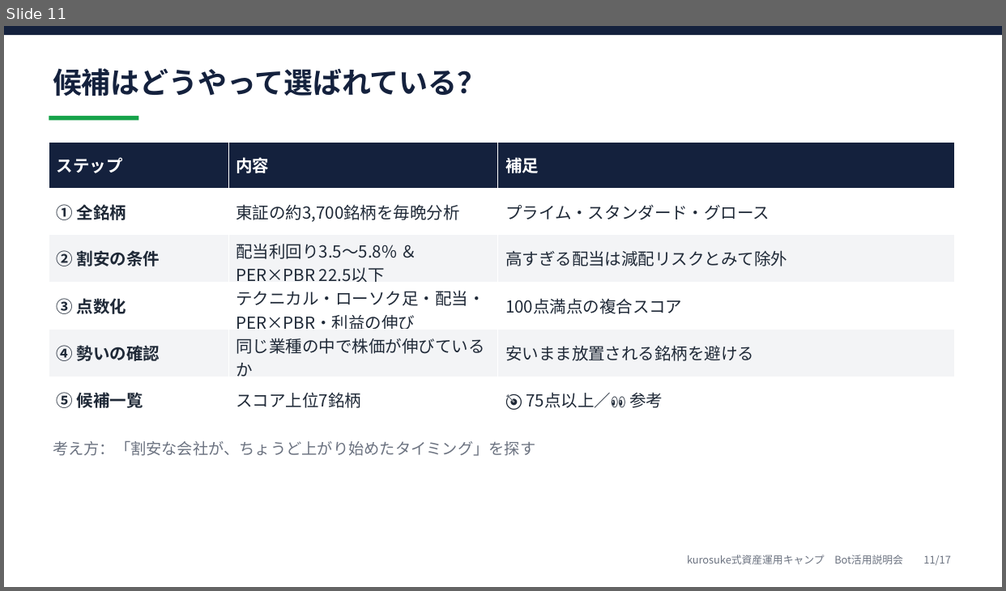
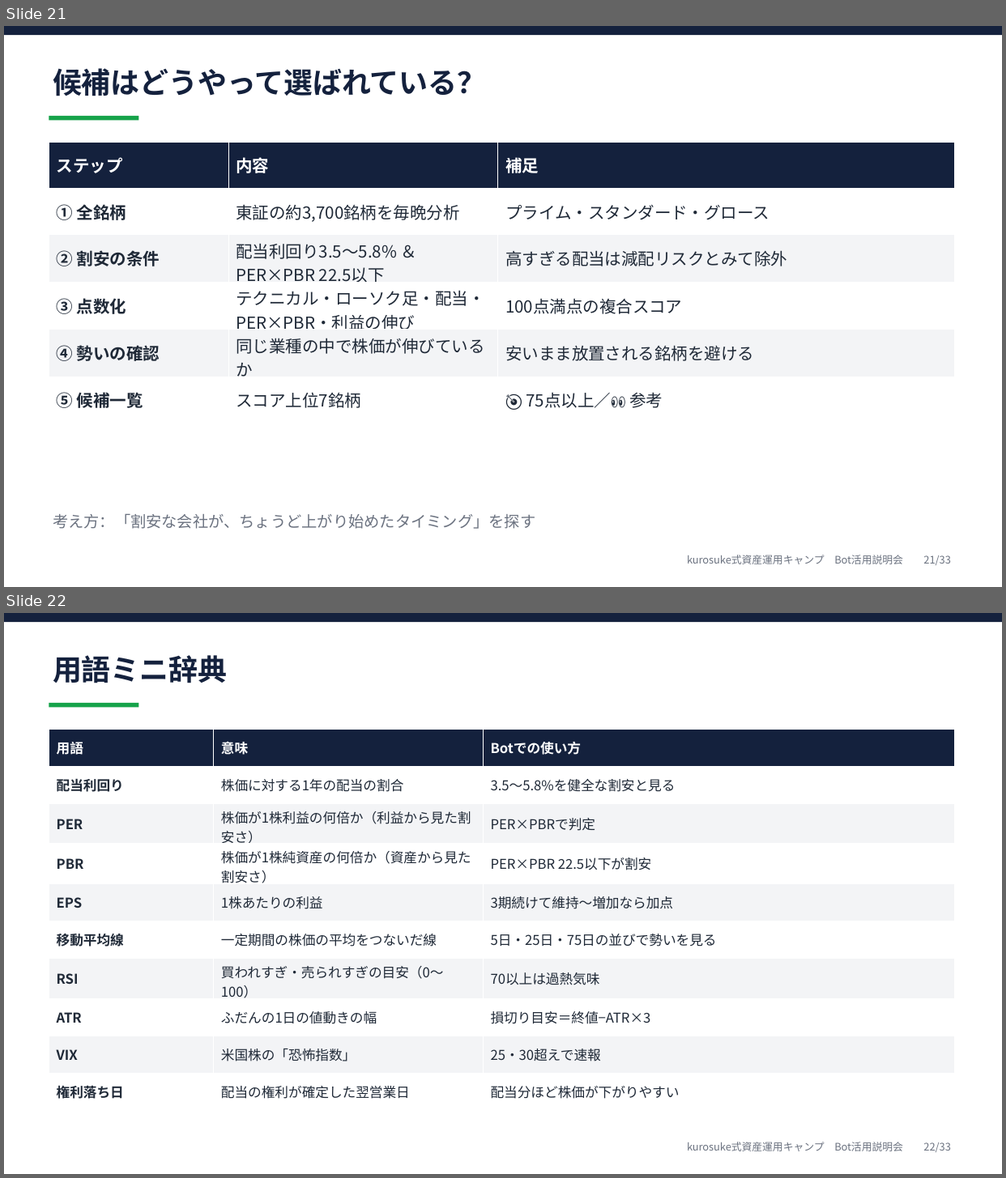
Before and after one commit to kurosuke26/Trading-Signal-Bot-Kurosuke, a slide deck: docs/camp_briefing/camp_briefing.pptx. Shown one above the other, each under a label of ours: slide 11 before the commit, slides 21 and 22 after it. The pictures are 1006x591 and 1006x1178 pixels, drawn with LibreOffice and Linux fonts; fonts in the diff are those of the drawing. Boxes give left, top, right and bottom in pixels: in the first picture for what was removed or moved away, otherwise in the second. Text is boxed around its words. In the diff, an @@ line names an element or a change of style, - is before the commit and + after.

```diff
--- a/docs/camp_briefing/camp_briefing.pptx
+++ b/docs/camp_briefing/camp_briefing.pptx
@@ slide 22 added at (4, 613, 1002, 1174), background #FFFFFF @@
@@ rectangle added at (4, 613, 1002, 622), fill #14213D @@
@@ text added at (53, 655, 227, 683), 28 pt, text #14213D, bold @@
+用語ミニ辞典
@@ rectangle added at (49, 703, 138, 707), fill #16A34A @@
@@ table added at (49, 729, 955, 1103), 10 rows, 3 columns @@
+用語 | 意味 | Botでの使い方
+配当利回り | 株価に対する1年の配当の割合 | 3.5〜5.8%を健全な割安と見る
+PER | 株価が1株利益の何倍か（利益から見た割安さ） | PER×PBRで判定
+PBR | 株価が1株純資産の何倍か（資産から見た割安さ） | PER×PBR 22.5以下が割安
+EPS | 1株あたりの利益 | 3期続けて維持〜増加なら加点
+移動平均線 | 一定期間の株価の平均をつないだ線 | 5日・25日・75日の並びで勢いを見る
+RSI | 買われすぎ・売られすぎの目安（0〜100） | 70以上は過熱気味
+ATR | ふだんの1日の値動きの幅 | 損切り目安＝終値−ATR×3
+VIX | 米国株の「恐怖指数」 | 25・30超えで速報
+権利落ち日 | 配当の権利が確定した翌営業日 | 配当分ほど株価が下がりやすい
@@ text added at (687, 1142, 950, 1152), 10 pt, text #6B7280 @@
+kurosuke式資産運用キャンプ Bot活用説明会 22/33
@@ what was slide 11 is now slide 21 @@
@@ slide 21 changed as well @@
@@ text "考え方：「割安な会社が、ちょうど上がり始めたタイミング」を探す": place and size @@
-text "考え方：「割安な会社が、ちょうど上がり始めたタイミング」を探す" at (53, 441, 535, 456)
+text "考え方：「割安な会社が、ちょうど上がり始めたタイミング」を探す" at (53, 514, 535, 529)
@@ text at (687, 555, 950, 565): text changed @@
-kurosuke式資産運用キャンプ Bot活用説明会 11/17
+kurosuke式資産運用キャンプ Bot活用説明会 21/33
```
Also in this commit, not shown: 15 other slides changed, 15 other slides added, 2 other files.
